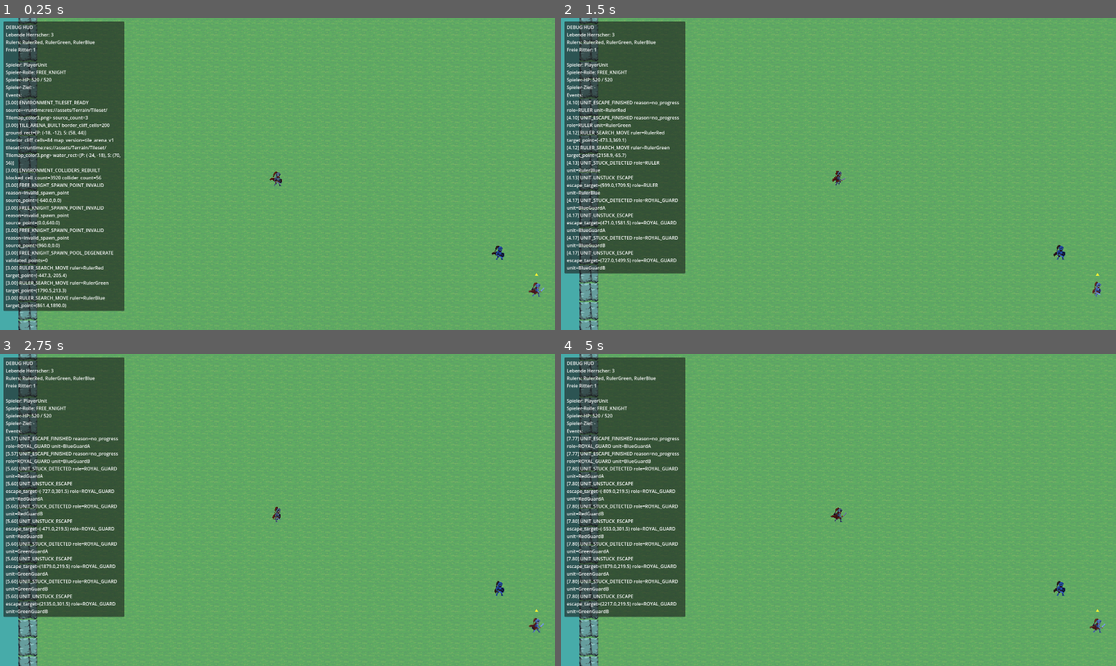
Above: before the commit, frames 1-4 (two rows, left to right).
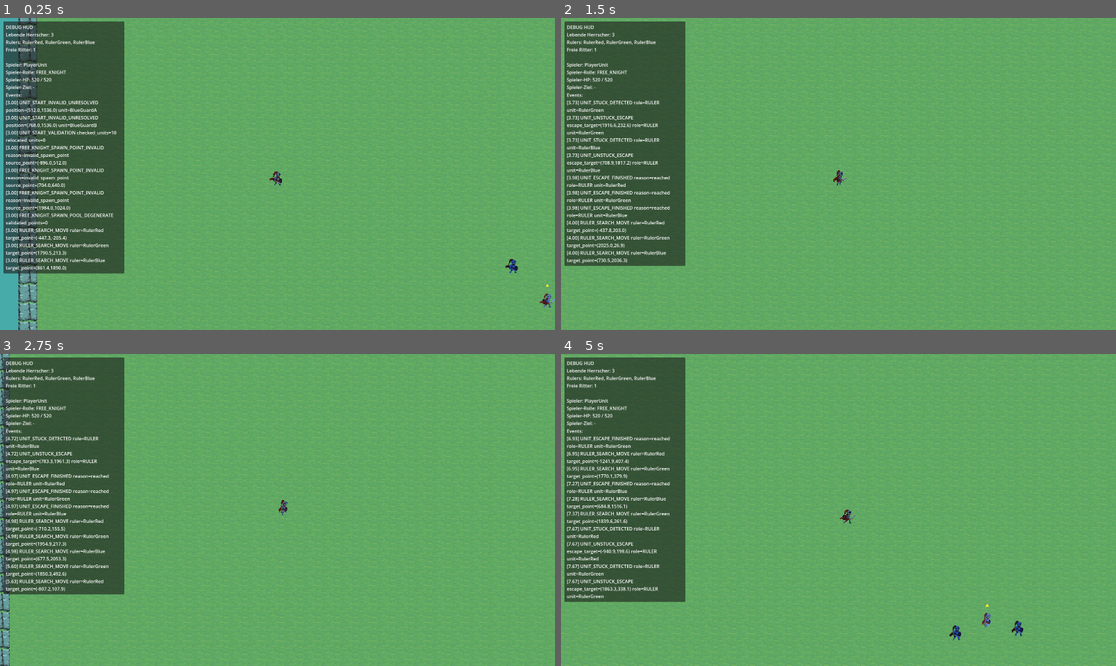
Above: after the commit, the same moments.

Repository: cblab/kingslayer
Game: Godot game, scene res://scenes/Main.tscn
Same seed, same stepped clock (60 frames per second), same inputs: the game is played once before the commit and once after it.
Inputs (mouse positions are in pixels of both pictures, inside the frame that each line leads up to):
- Up to frame 1 (0.25 s): no input
- Up to frame 2 (1.5 s): move the mouse to (960, 158) at 0.52 s; click (960, 158) at 0.67 s; move the mouse to (727, 189) at 1.27 s; click (727, 189) at 1.42 s
- Up to frame 3 (2.75 s): move the mouse to (333, 441) at 2.02 s; click (333, 441) at 2.17 s
- Up to frame 4 (5 s): move the mouse to (810, 572) at 2.77 s; click (810, 572) at 2.92 s; move the mouse to (1005, 556) at 3.52 s; click (1005, 556) at 3.67 s; move the mouse to (672, 463) at 4.27 s; click (672, 463) at 4.42 s

The runs differ from the first frame. In frame 1, 6.4% of the frame differs, in the area x 0-100%, y 0-100%; in frame 2, 7.3%; in frame 3, 7.7%; in frame 4, 7.7%, in the area x 0-99%, y 0-100%.

Commit message:
Fix tile-based environment blocking and spawn validation

Diff:
--- a/scripts/world.gd
+++ b/scripts/world.gd
@@ -6,9 +6,9 @@
 @export var periodic_free_knight_spawn_interval: float = 22.0
 @export var periodic_free_knight_spawn_enabled: bool = true
 @export var periodic_free_knight_spawn_points: PackedVector2Array = PackedVector2Array([
-	Vector2(-640.0, 0.0),
-	Vector2(0.0, 640.0),
-	Vector2(960.0, 0.0),
+	Vector2(-896.0, 512.0),
+	Vector2(704.0, 640.0),
+	Vector2(1984.0, 1024.0),
 ])
 @export var environment_tileset: TileSet
 
@@ -325,19 +325,48 @@
 		colliders_root.remove_child(child)
 		child.queue_free()
 
-	var blocked_cells := {}
-	for layer_name in ["Water", "Cliffs"]:
-		var layer := layers.get(layer_name, null) as TileMapLayer
-		if layer == null:
-			continue
-		for cell in layer.get_used_cells():
-			blocked_cells[cell] = true
+	var blocked_cells := _collect_visible_blocked_cells(layers)
 
 	var collider_count := _add_environment_colliders_for_blocked_cells(colliders_root, blocked_cells)
 	log_event("ENVIRONMENT_COLLIDERS_REBUILT", {
 		"blocked_cell_count": blocked_cells.size(),
 		"collider_count": collider_count,
 	})
+
+func _collect_visible_blocked_cells(layers: Dictionary) -> Dictionary:
+	var blocked_cells := {}
+	var ground_cells := {}
+	var water_total := 0
+	var water_blocking := 0
+	var cliff_total := 0
+
+	var ground_layer := layers.get("Ground", null) as TileMapLayer
+	if ground_layer != null:
+		for cell in ground_layer.get_used_cells():
+			ground_cells[cell] = true
+
+	var cliff_layer := layers.get("Cliffs", null) as TileMapLayer
+	if cliff_layer != null:
+		for cell in cliff_layer.get_used_cells():
+			cliff_total += 1
+			blocked_cells[cell] = true
+
+	var water_layer := layers.get("Water", null) as TileMapLayer
+	if water_layer != null:
+		for cell in water_layer.get_used_cells():
+			water_total += 1
+			if ground_cells.has(cell):
+				continue
+			water_blocking += 1
+			blocked_cells[cell] = true
+
+	log_event("ENV_BLOCK_SOURCE_COUNTS", {
+		"water_total_cells": water_total,
+		"water_blocking_cells": water_blocking,
+		"cliff_cells": cliff_total,
+		"ground_cells": ground_cells.size(),
+	})
+	return blocked_cells
 
 func _add_environment_colliders_for_blocked_cells(parent: Node, blocked_cells: Dictionary) -> int:
 	if parent == null or blocked_cells.is_empty():
@@ -620,17 +649,43 @@
 	return Vector2.INF
 
 func _snap_initial_units_to_walkable_ground() -> void:
+	var checked_units := 0
+	var relocated_units := 0
+
 	for unit in _get_live_units():
+		if not _should_validate_start_position(unit):
+			continue
+		checked_units += 1
+
 		if _is_walkable_world_point(unit.global_position):
 			continue
 		var fallback := _find_nearest_walkable_world_point(unit.global_position, 14)
 		if fallback == Vector2.INF:
+			log_event("UNIT_START_INVALID_UNRESOLVED", {
+				"unit": unit.name,
+				"position": unit.global_position,
+			})
 			continue
 		unit.global_position = fallback
+		relocated_units += 1
 		log_event("UNIT_START_RELOCATED", {
 			"unit": unit.name,
 			"position": unit.global_position,
 		})
+
+	log_event("UNIT_START_VALIDATION", {
+		"checked_units": checked_units,
+		"relocated_units": relocated_units,
+	})
+
+func _should_validate_start_position(unit: Unit) -> bool:
+	if unit == null or not is_instance_valid(unit):
+		return false
+	if unit.is_dead():
+		return false
+	if unit.is_player_controlled:
+		return true
+	return unit.role == Unit.UnitRole.RULER or unit.role == Unit.UnitRole.ROYAL_GUARD
 
 func _process(delta: float) -> void:
 	_stabilize_cooldown -= delta
